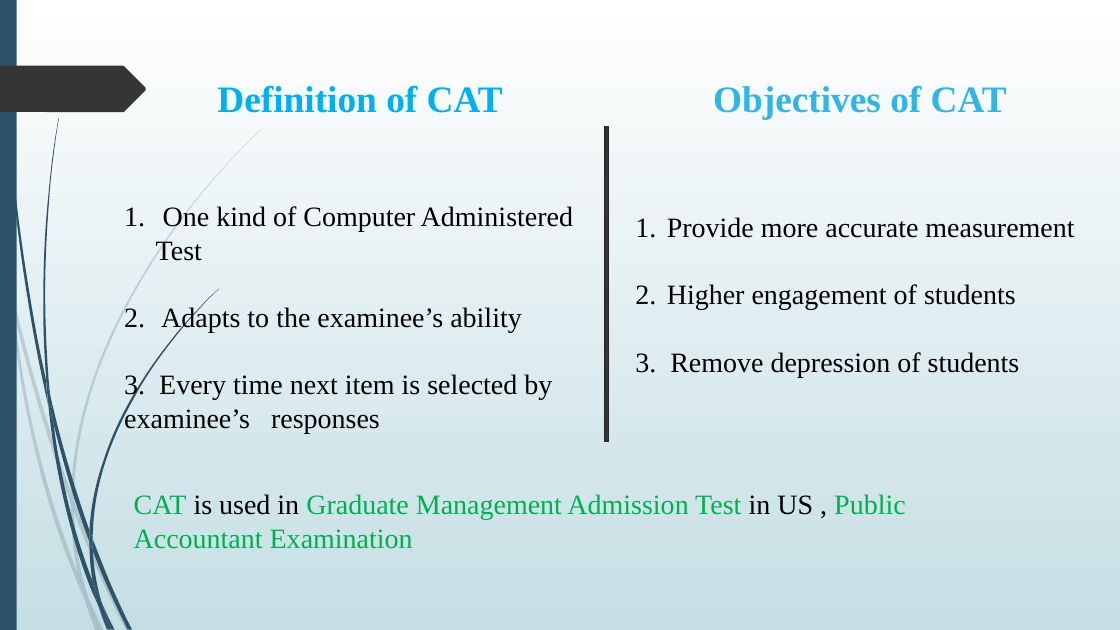
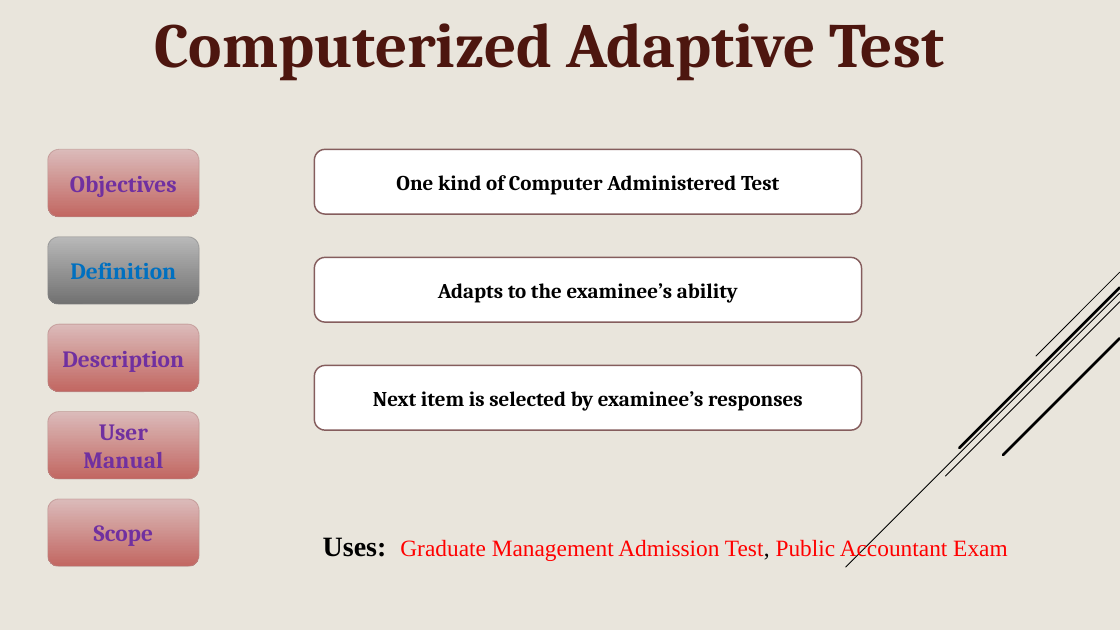
Before and after one commit to meKhairul/SPL---1, a slide deck: slide 10 of Computerized Adaptive Test System.pptx (slide 3 before the commit). Drawn at 1120x630 pixels with LibreOffice and Linux fonts; fonts in the diff are those of the drawing. Boxes give left, top, right and bottom in pixels: in the first picture for what was removed or moved away, otherwise in the second. Text is boxed around its words. In the diff, an @@ line names an element or a change of style, - is before the commit and + after.

```diff
--- a/Computerized Adaptive Test System.pptx
+++ b/Computerized Adaptive Test System.pptx
@@ background gradient #FFFFFF to #C5DEE5 to #E9E5DC @@
@@ rectangle removed at (0,0,17,630) @@
@@ text added at (155,23,944,81), 54 pt, text #4E1710, bold @@
+Computerized Adaptive Test
@@ freeform shape removed at (0,66,146,112) @@
@@ text removed at (124,85,573,433) @@
-Definition of CAT
-1. One kind of Computer Administered Test
-2. Adapts to the examinee’s ability
-3. Every time next item is selected by examinee’s responses
@@ text removed at (635,85,1074,377) @@
-Objectives of CAT
-1. Provide more accurate measurement
-2. Higher engagement of students
-3. Remove depression of students
@@ rectangle removed at (605,127,609,442) @@
@@ rounded rectangle added at (48,150,199,217), fill gradient #DCBBBA to #C26863, outline #BA8C8B 0.75 pt, 20 pt, text #7030A0, bold @@
+Objectives
@@ rounded rectangle added at (314,150,862,214), fill #FFFFFF, outline #855D5D 1.25 pt, 18 pt, text #000000, bold @@
+One kind of Computer Administered Test
@@ rounded rectangle added at (48,237,199,304), fill gradient #B8B8B8 to #737373, outline #898989 0.75 pt, 20 pt, text #0070C0, bold @@
+Definition
@@ rounded rectangle added at (314,257,862,322), fill #FFFFFF, outline #855D5D 1.25 pt, 18 pt, text #000000, bold @@
+Adapts to the examinee’s ability
@@ rounded rectangle added at (48,324,199,392), fill gradient #DCBBBA to #C26863, outline #BA8C8B 0.75 pt, 20 pt, text #7030A0, bold @@
+Description
@@ group added at (846,272,1120,567): 5 lines @@
@@ rounded rectangle added at (314,365,862,430), fill #FFFFFF, outline #855D5D 1.25 pt, 18 pt, text #000000, bold @@
+Next item is selected by examinee’s responses
@@ rounded rectangle added at (48,412,199,479), fill gradient #DCBBBA to #C26863, outline #BA8C8B 0.75 pt, 20 pt, text #7030A0, bold @@
+User Manual
@@ rounded rectangle added at (48,499,199,566), fill gradient #DCBBBA to #C26863, outline #BA8C8B 0.75 pt, 20 pt, text #7030A0, bold @@
+Scope
@@ text at (323,537,1007,561): text changed; size 24 to 20 pt; text colour #00B050 to #FF0000 @@
-CAT is used in Graduate Management Admission Test in US , Public Accountant Examination
+Uses: Graduate Management Admission Test, Public Accountant Exam
@@ group removed at (0,129,262,630): 10 freeform shapes @@
@@ group removed at (3,0,218,630): 12 freeform shapes @@
```
Also in this commit, not shown: 3 other slides changed, 17 slides added, 8 slides removed.
